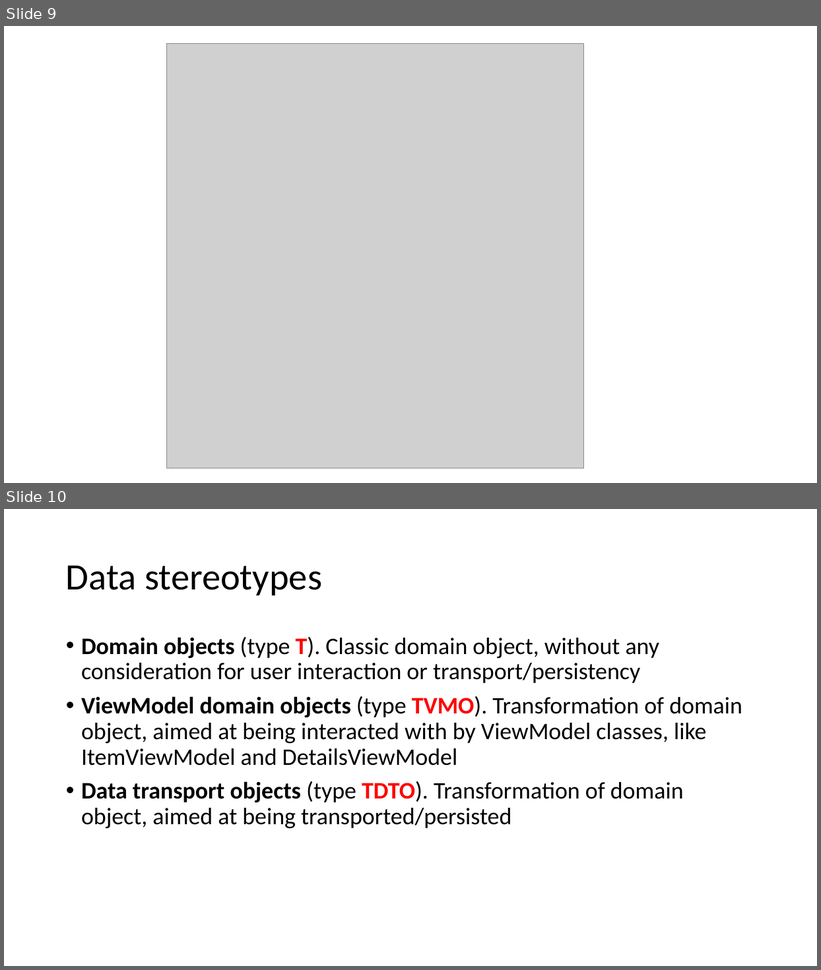
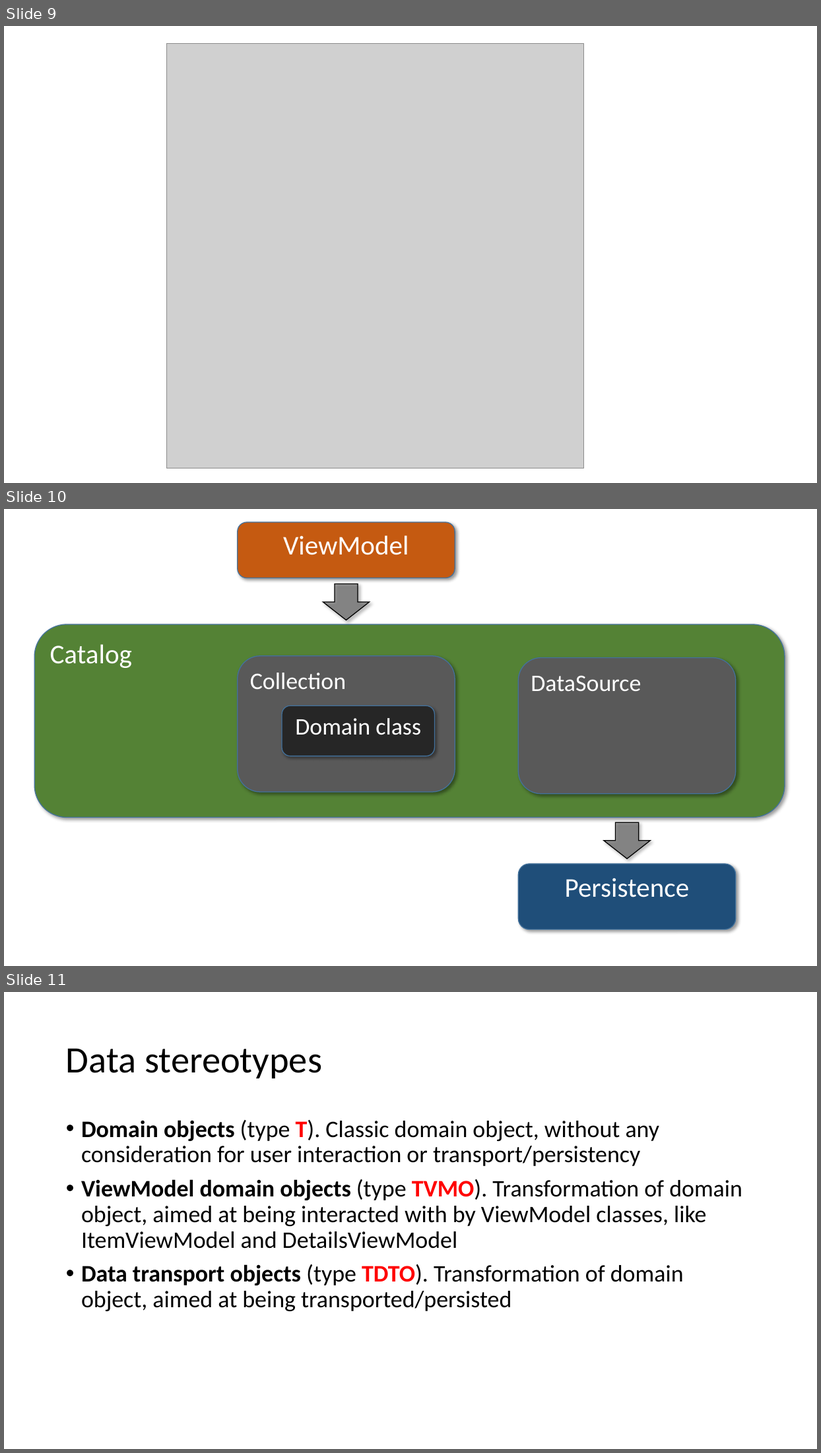
Before and after one commit to perl-easj/Teaching-materials, a slide deck: CSharpProgramming/Presentations/MVVMStarter Class Library.pptx. Shown one above the other, each under a label of ours: slides 9 and 10 before the commit, slides 9, 10 and 11 after it. The pictures are 821x970 and 821x1453 pixels, drawn with LibreOffice and Linux fonts; fonts in the diff are those of the drawing; grey boxes stand for pictures. Boxes give left, top, right and bottom in pixels: in the first picture for what was removed or moved away, otherwise in the second. Text is boxed around its words. In the diff, an @@ line names an element or a change of style, - is before the commit and + after.

```diff
--- a/CSharpProgramming/Presentations/MVVMStarter Class Library.pptx
+++ b/CSharpProgramming/Presentations/MVVMStarter Class Library.pptx
@@ slide 10 added at (x1=4, y1=509, x2=817, y2=966), background #FFFFFF @@
@@ rounded rectangle added at (x1=238, y1=522, x2=455, y2=578), fill #C55A11, outline #43739E 1 pt, 32 pt, text #FFFFFF @@
+ViewModel
@@ right arrow added at (x1=323, y1=584, x2=370, y2=621), fill #595959 at 60% opacity, outline #000000 1 pt @@
@@ rounded rectangle added at (x1=34, y1=625, x2=785, y2=818), fill #548235, outline #43739E 1 pt, 32 pt, text #FFFFFF @@
+Catalog
@@ rounded rectangle added at (x1=238, y1=656, x2=455, y2=792), fill #595959, outline #43739E 1 pt, 28 pt, text #FFFFFF @@
+Collection
@@ rounded rectangle added at (x1=518, y1=658, x2=736, y2=794), fill #595959, outline #43739E 1 pt, 28 pt, text #FFFFFF @@
+DataSource
@@ rounded rectangle added at (x1=282, y1=706, x2=435, y2=757), fill #262626, outline #43739E 1 pt, 28 pt, text #FFFFFF @@
+Domain class
@@ right arrow added at (x1=604, y1=823, x2=651, y2=859), fill #595959 at 60% opacity, outline #000000 1 pt @@
@@ rounded rectangle added at (x1=518, y1=864, x2=736, y2=930), fill #1F4E79, outline #43739E 1 pt, 32 pt, text #FFFFFF @@
+Persistence
@@ what was slide 10 is now slide 11 @@
```
Also in this commit, not shown: 3 other files.
